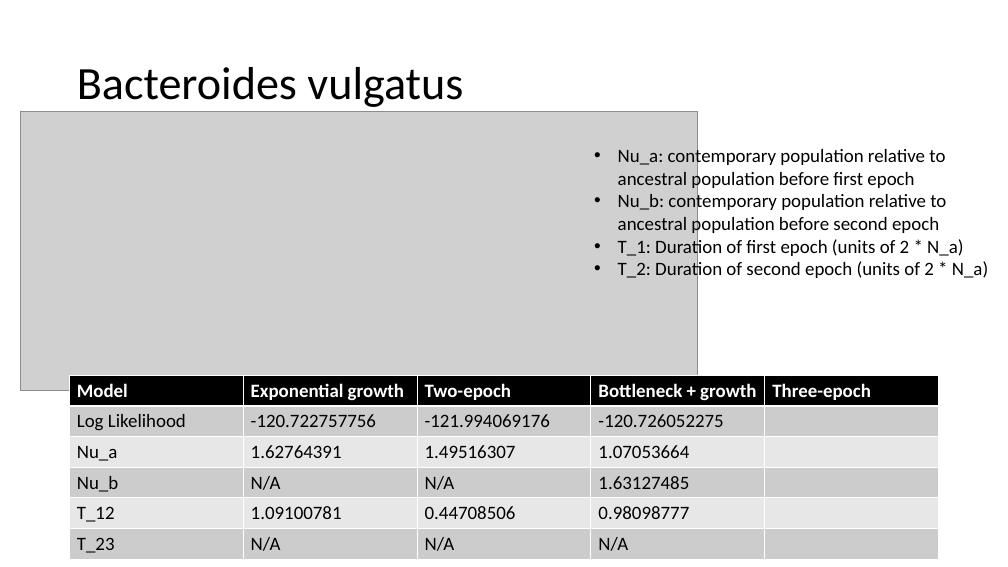
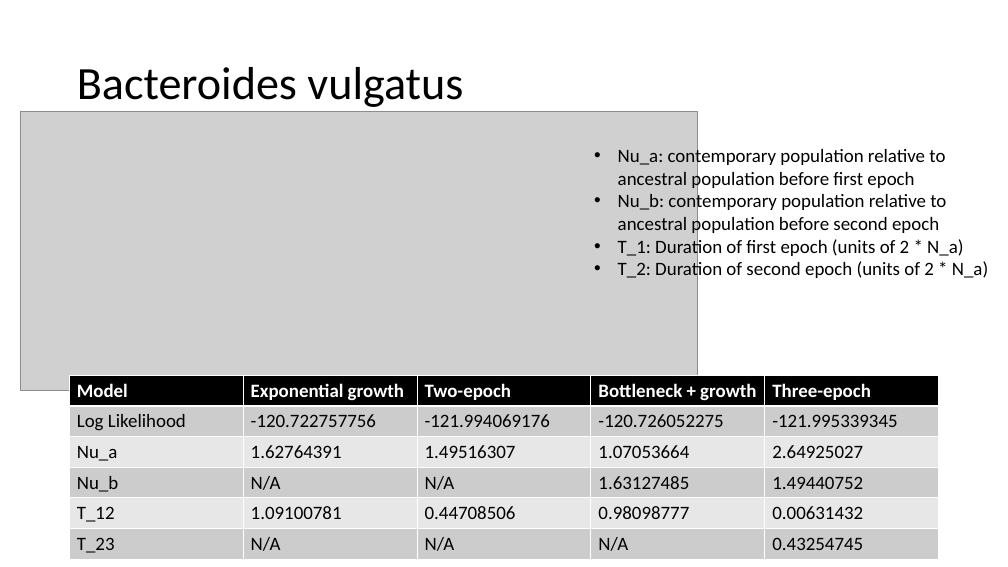
Before and after one commit to jon-mah/demo_for_ccgb, a slide deck: slide 7 of Summary/20210217_demo_for_ccgb_rotation_update.pptx. Drawn at 1008x567 pixels with LibreOffice and Linux fonts; fonts in the diff are those of the drawing; grey boxes stand for pictures. Boxes give left, top, right and bottom in pixels: in the first picture for what was removed or moved away, otherwise in the second. Text is boxed around its words. In the diff, an @@ line names an element or a change of style, - is before the commit and + after.

```diff
--- a/Summary/20210217_demo_for_ccgb_rotation_update.pptx
+++ b/Summary/20210217_demo_for_ccgb_rotation_update.pptx
@@ table at (70, 375, 939, 559) @@
-row 2, column 5: 
+row 2, column 5: -121.995339345
-row 3, column 5: 
+row 3, column 5: 2.64925027
-row 4, column 5: 
+row 4, column 5: 1.49440752
-row 5, column 5: 
+row 5, column 5: 0.00631432
-row 6, column 5: 
+row 6, column 5: 0.43254745
```
Also in this commit, not shown: 3 other slides changed, 3 other files.
